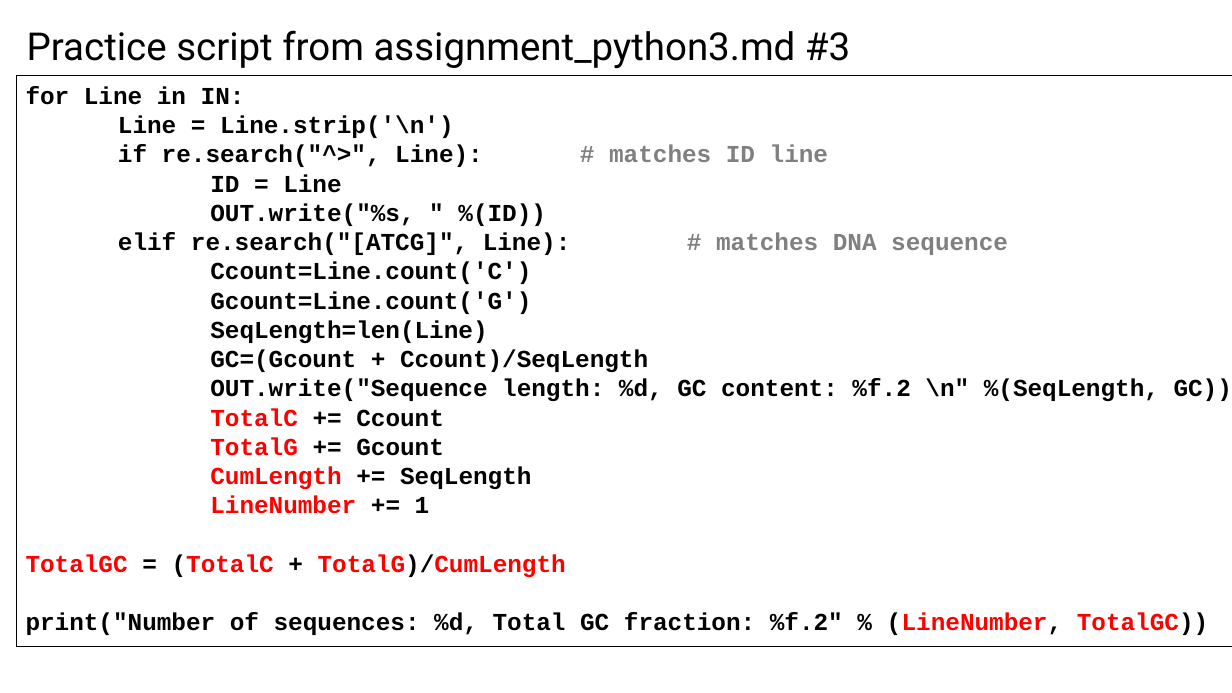
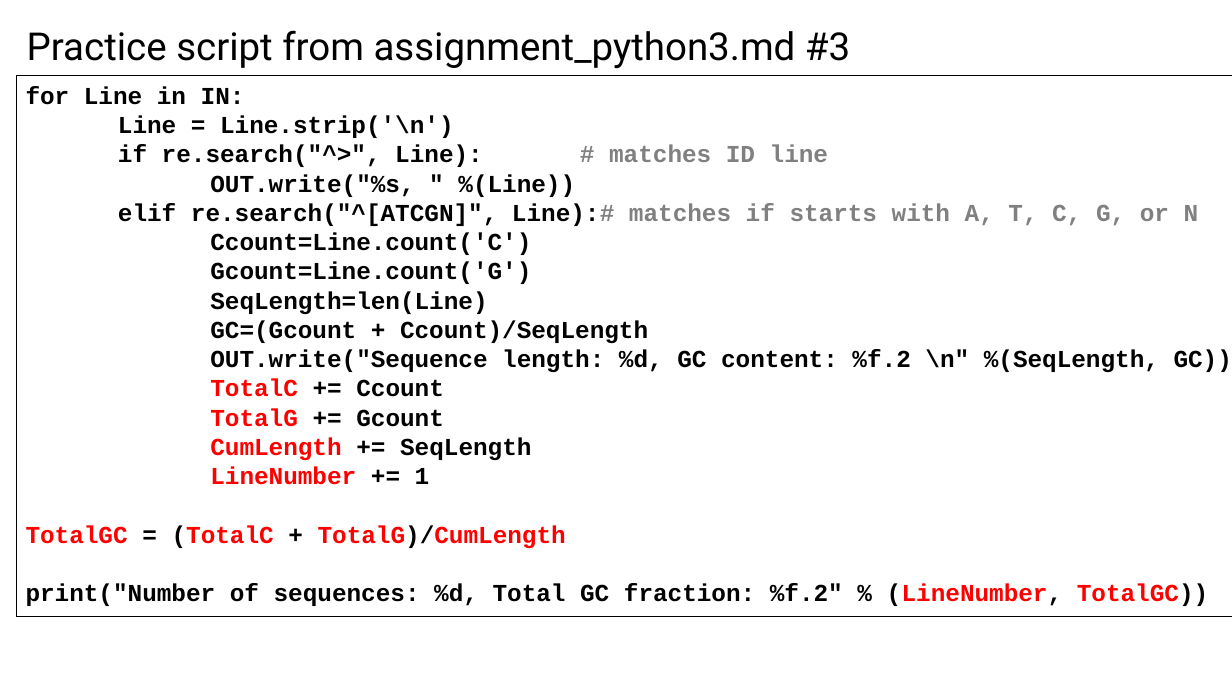
Before and after one commit to tparchman/F25_BIOL792, a slide deck: slide 5 of week9_python4/week9_python4.pptx. Drawn at 1232x693 pixels with LibreOffice and Linux fonts; fonts in the diff are those of the drawing. Boxes give left, top, right and bottom in pixels: in the first picture for what was removed or moved away, otherwise in the second. Text is boxed around its words. In the diff, an @@ line names an element or a change of style, - is before the commit and + after.

```diff
--- a/week9_python4/week9_python4.pptx
+++ b/week9_python4/week9_python4.pptx
@@ rectangle "for Line in IN:": place and size @@
-rectangle "for Line in IN:" at (17,76,1232,647)
+rectangle "for Line in IN:" at (17,76,1232,617)
@@ text in rectangle at (118,174,1199,226): text changed @@
-ID = Line
-OUT.write("%s, " %(ID))
-elif re.search("[ATCG]", Line): # matches DNA sequence
+OUT.write("%s, " %(Line))
+elif re.search("^[ATCGN]", Line):# matches if starts with A, T, C, G, or N
```
Also in this commit, not shown: 3 other slides changed, 2 other files.
